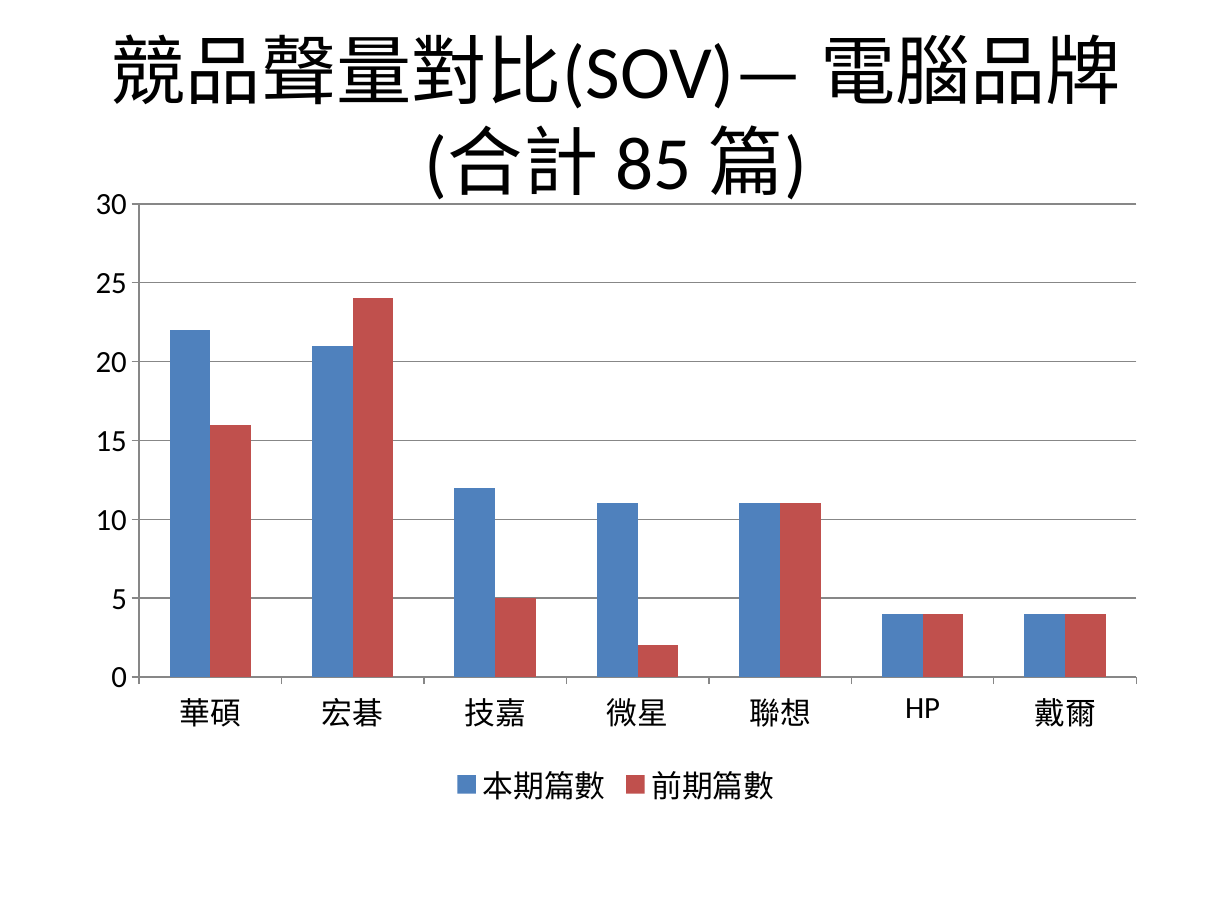
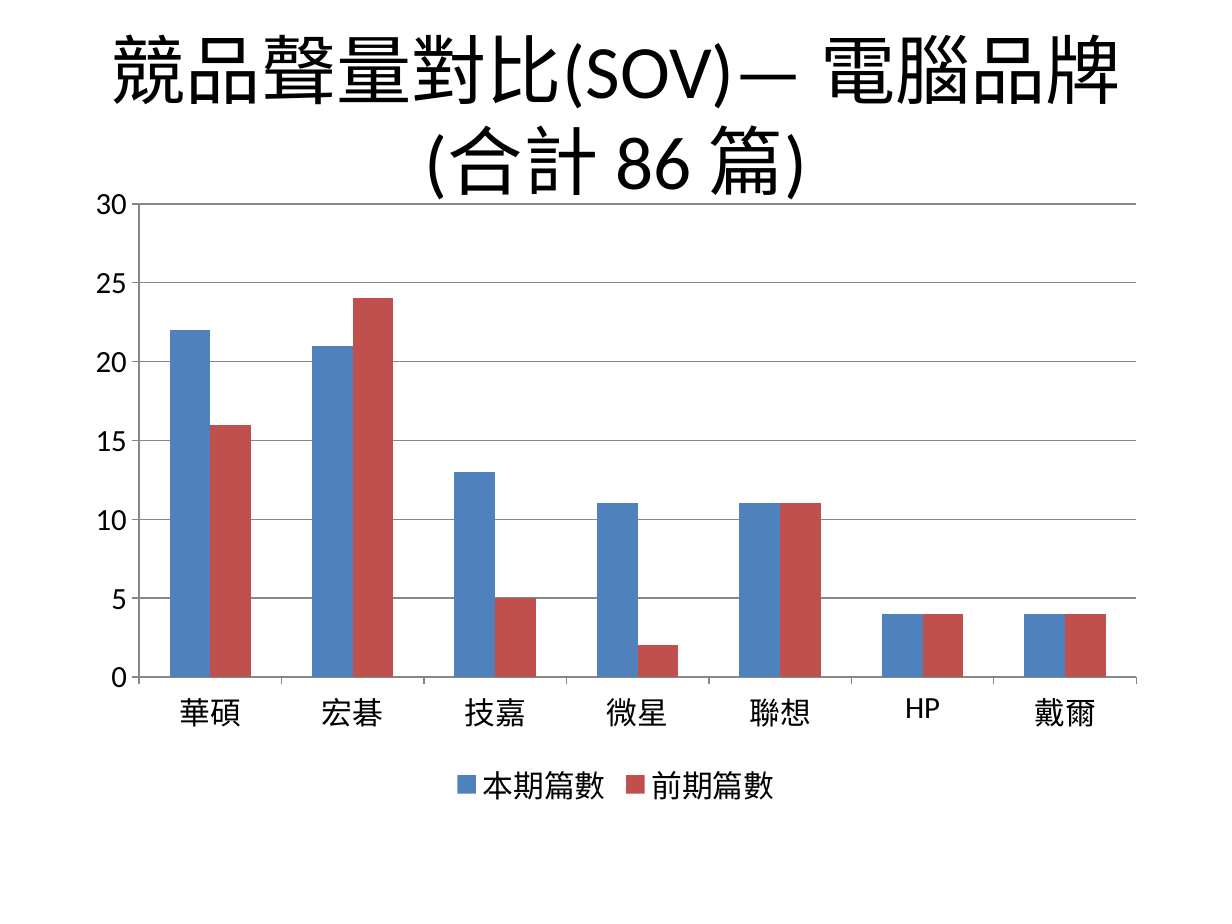
Before and after one commit to AndyChen825/industry-monitor, a slide deck: slide 4 of docs/reports/台灣產業趨勢監測週報_2026-10-05_2026-10-12.pptx. Drawn at 1232x924 pixels with LibreOffice and Linux fonts; fonts in the diff are those of the drawing. Boxes give left, top, right and bottom in pixels: in the first picture for what was removed or moved away, otherwise in the second. Text is boxed around its words. In the diff, an @@ line names an element or a change of style, - is before the commit and + after.

```diff
--- a/docs/reports/台灣產業趨勢監測週報_2026-10-05_2026-10-12.pptx
+++ b/docs/reports/台灣產業趨勢監測週報_2026-10-05_2026-10-12.pptx
@@ title at [111,34,1121,205]: text changed @@
-競品聲量對比(SOV)— 電腦品牌(合計 85 篇)
+競品聲量對比(SOV)— 電腦品牌(合計 86 篇)
@@ column chart at [74,172,1158,813] @@
@@ 本期篇數, 技嘉: 12 to 13 @@
```
Also in this commit, not shown: 4 other slides changed, 7 other files.
